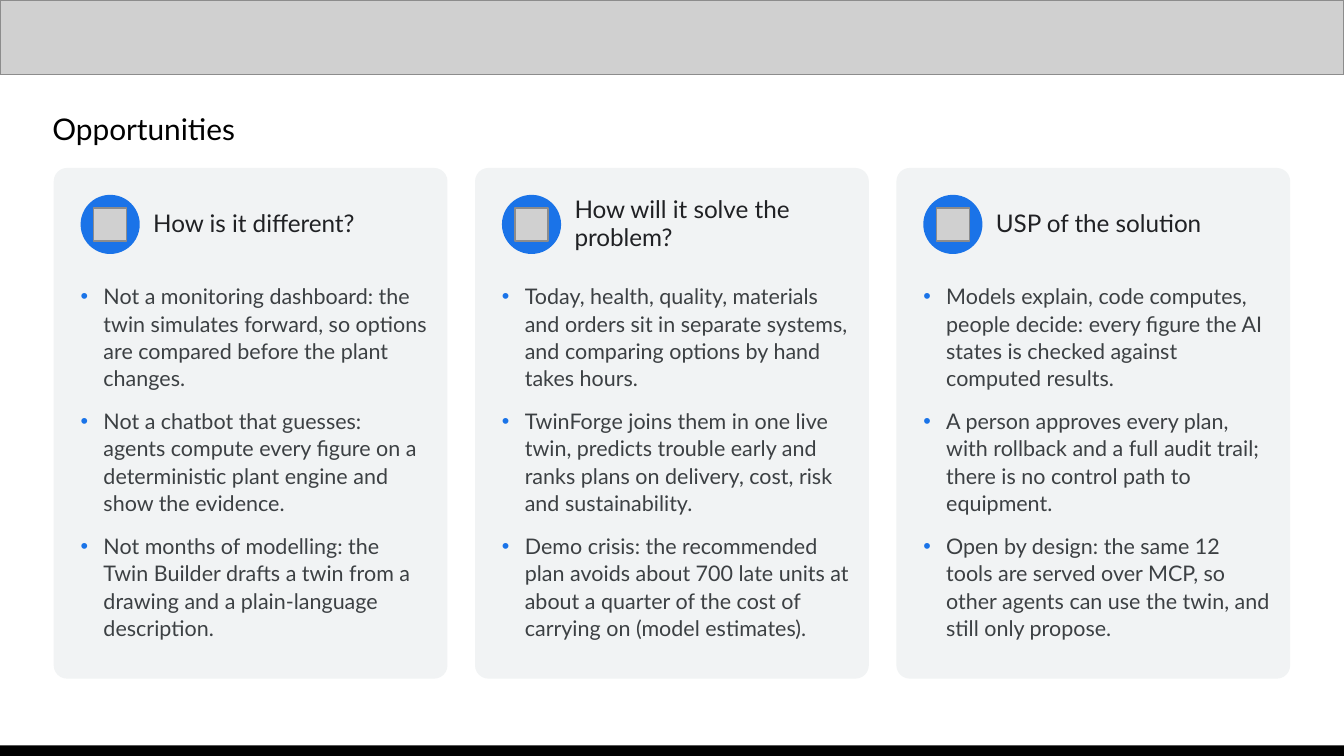
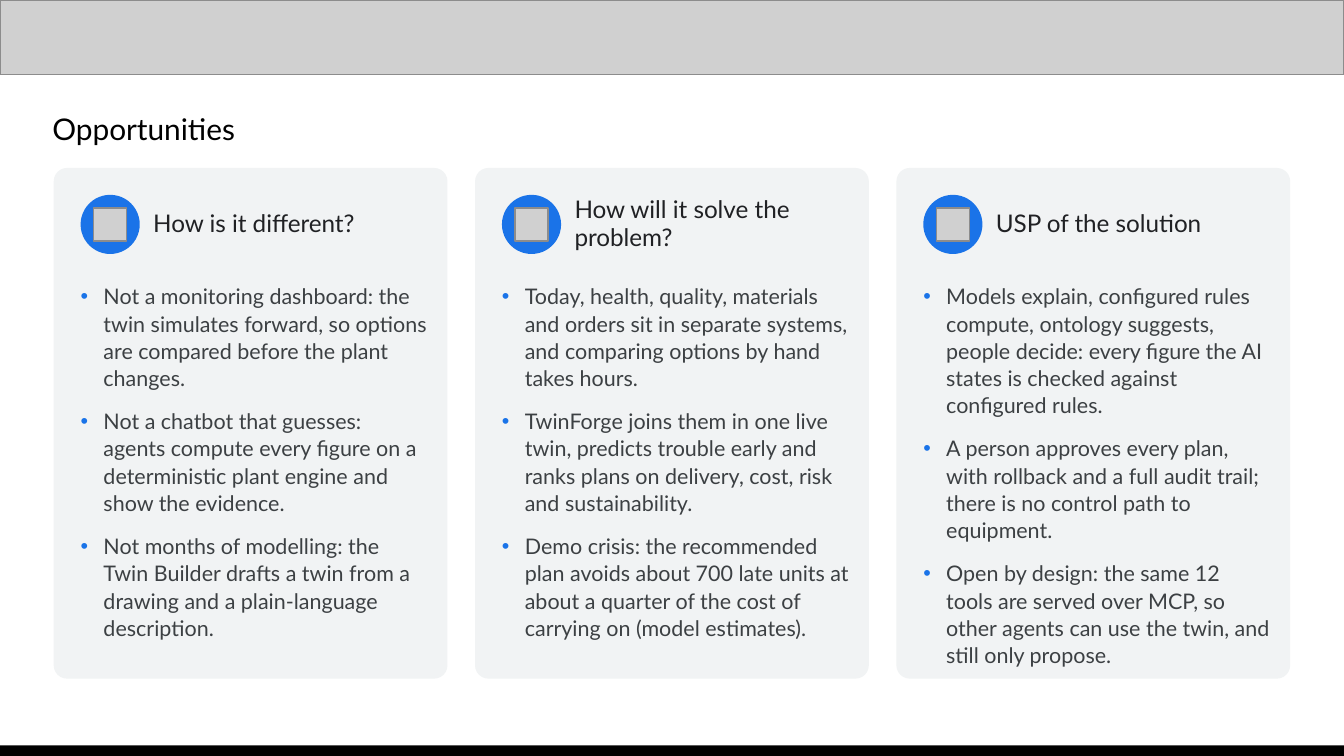
Before and after one commit to The-OWLabs/twin-forge-ai, a slide deck: slide 3 of docs/TwinForge_AI_Builder_Cup.pptx. Drawn at 1344x756 pixels with LibreOffice and Linux fonts; fonts in the diff are those of the drawing; grey boxes stand for pictures. Boxes give left, top, right and bottom in pixels: in the first picture for what was removed or moved away, otherwise in the second. Text is boxed around its words. In the diff, an @@ line names an element or a change of style, - is before the commit and + after.

```diff
--- a/docs/TwinForge_AI_Builder_Cup.pptx
+++ b/docs/TwinForge_AI_Builder_Cup.pptx
@@ text at <box>946,288,1263,417</box>: text changed @@
-• Models explain, code computes, people decide: every figure the AI states is checked against computed results.
+• Models explain, configured rules compute, ontology suggests, people decide: every figure the AI states is checked against configured rules.
```
Also in this commit, not shown: 1 other slide changed, 1 other file.
